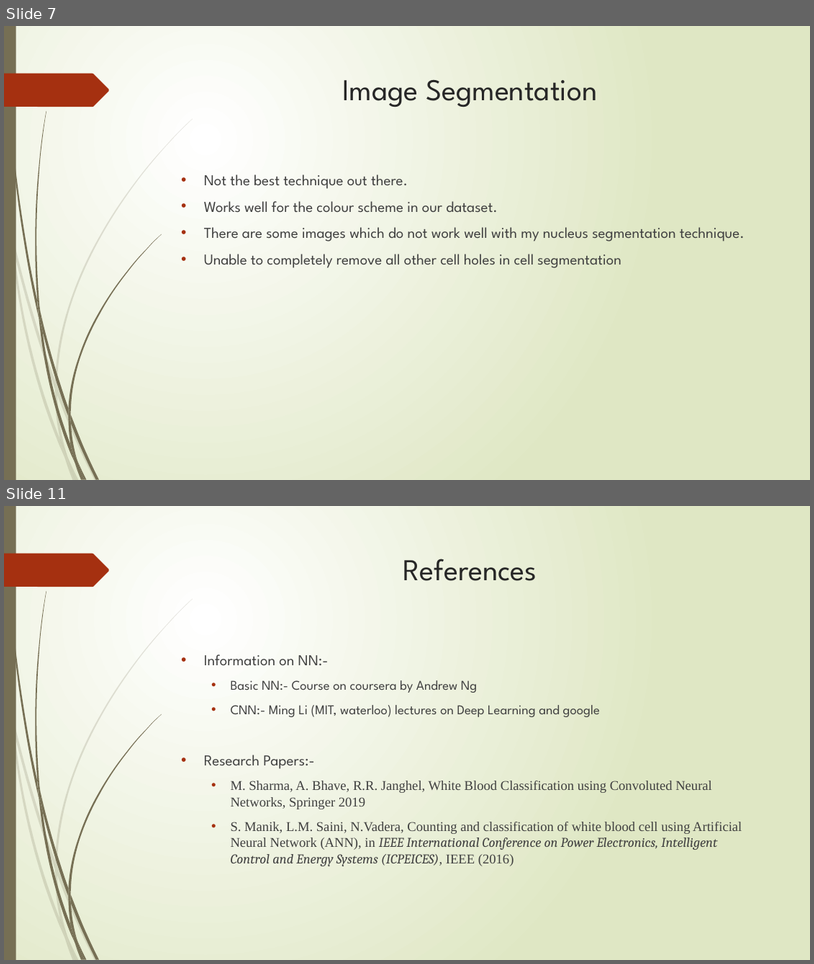
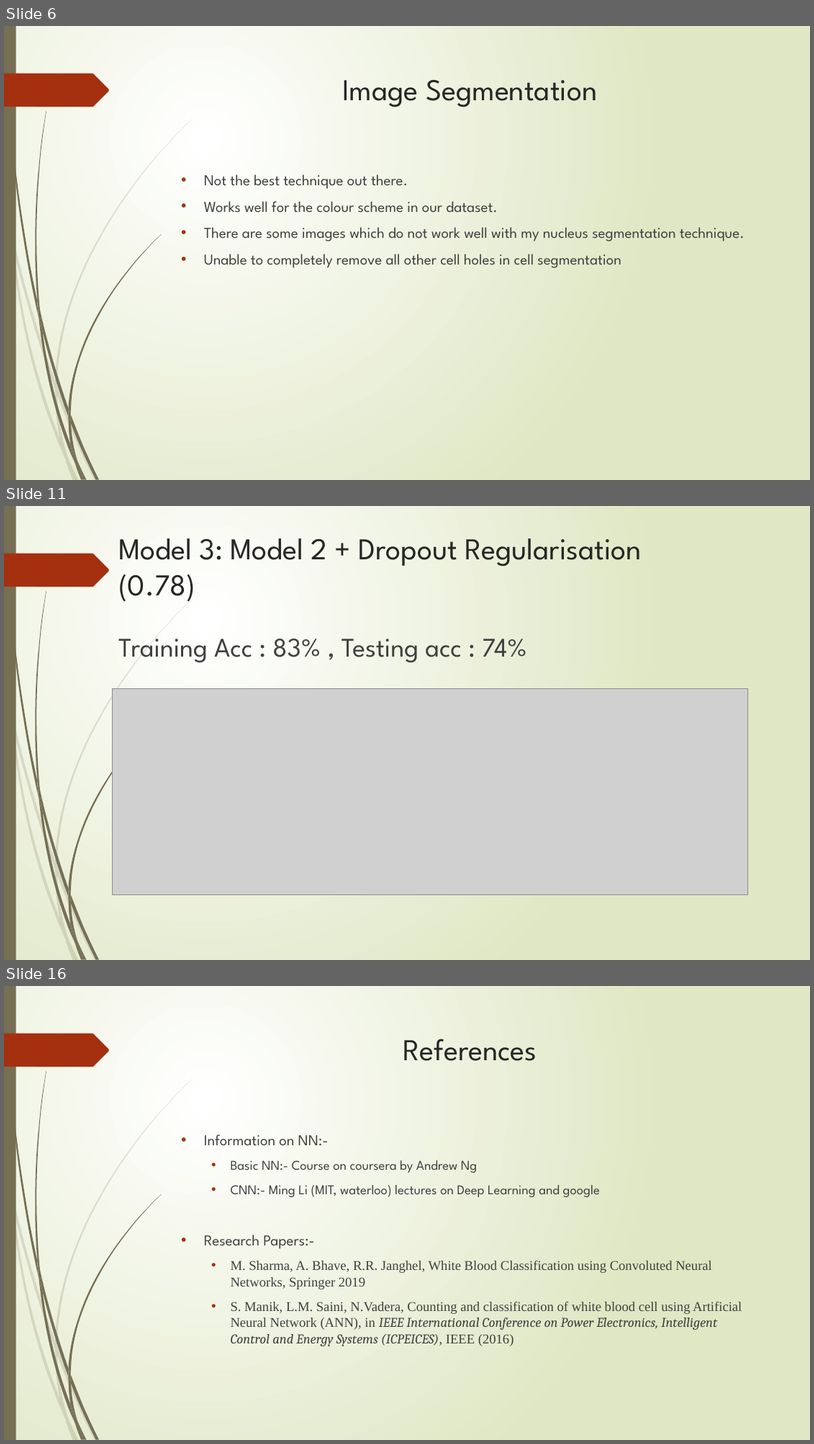
Before and after one commit to ShashankSaumya123/WBC-Classification, a slide deck: Presentation/Project Final.pptx. Shown one above the other, each under a label of ours: slides 7 and 11 before the commit, slides 6, 11 and 16 after it; the slides between them are not shown. The pictures are 814x964 and 814x1444 pixels, drawn with LibreOffice and Linux fonts; fonts in the diff are those of the drawing; grey boxes stand for pictures. Boxes give left, top, right and bottom in pixels: in the first picture for what was removed or moved away, otherwise in the second. Text is boxed around its words. In the diff, an @@ line names an element or a change of style, - is before the commit and + after.

```diff
--- a/Presentation/Project Final.pptx
+++ b/Presentation/Project Final.pptx
@@ slide 11 added at (x1=4, y1=506, x2=810, y2=960), background gradient #FFFFFF to #DFE8C4; not listed: 24 template elements that a slide beside it also shows @@
@@ title added at (x1=118, y1=538, x2=642, y2=602), 36 pt, text #262626 @@
+Model 3: Model 2 + Dropout Regularisation (0.78)
@@ text added at (x1=118, y1=638, x2=527, y2=662), 32 pt, text #404040 @@
+Training Acc : 83% , Testing acc : 74%
@@ picture added at (x1=112, y1=689, x2=748, y2=895) @@
@@ what was slide 7 is now slide 6 @@
@@ what was slide 11 is now slide 16 @@
```
Also in this commit, not shown: 4 slides changed, 5 other slides added, 1 slide removed.
